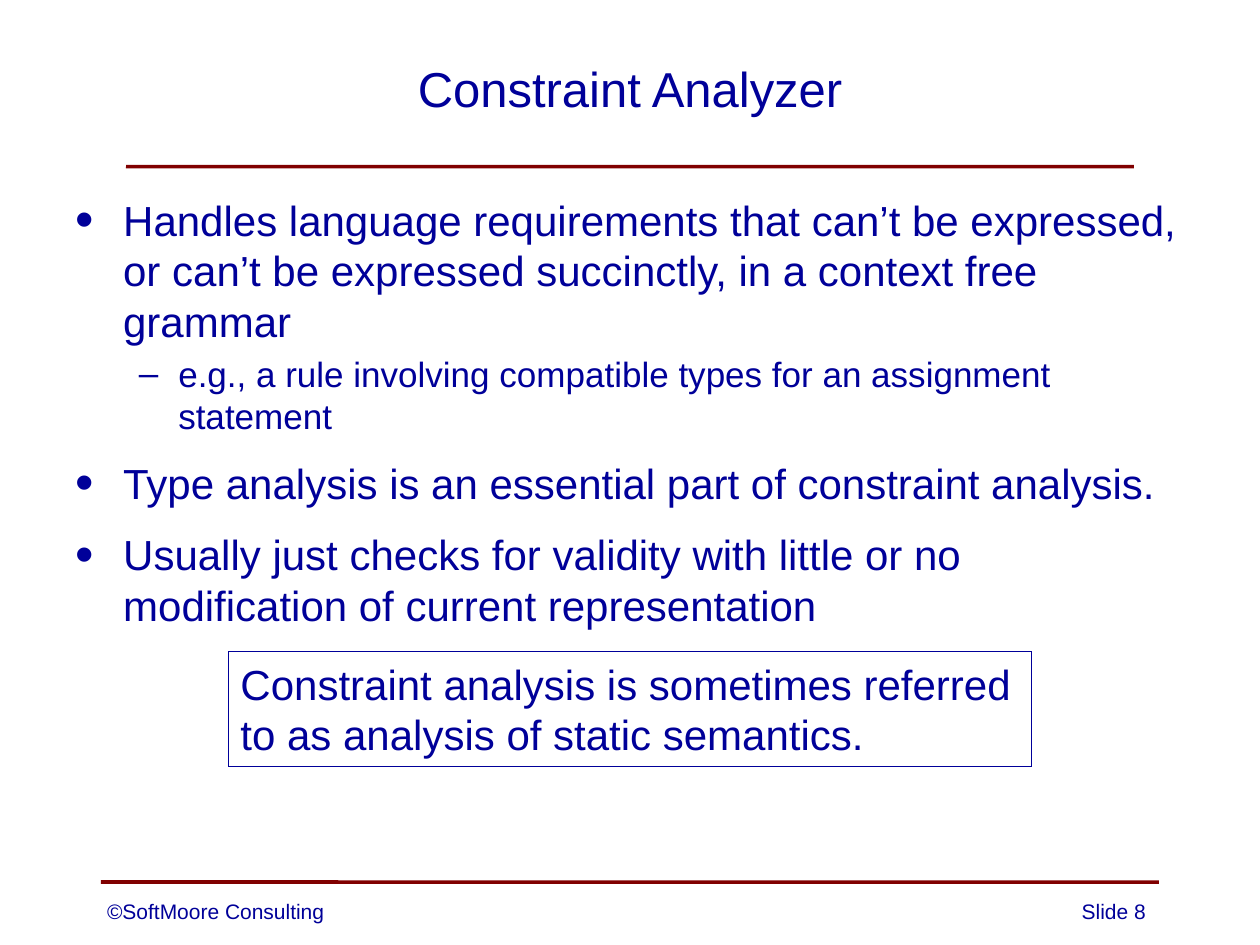
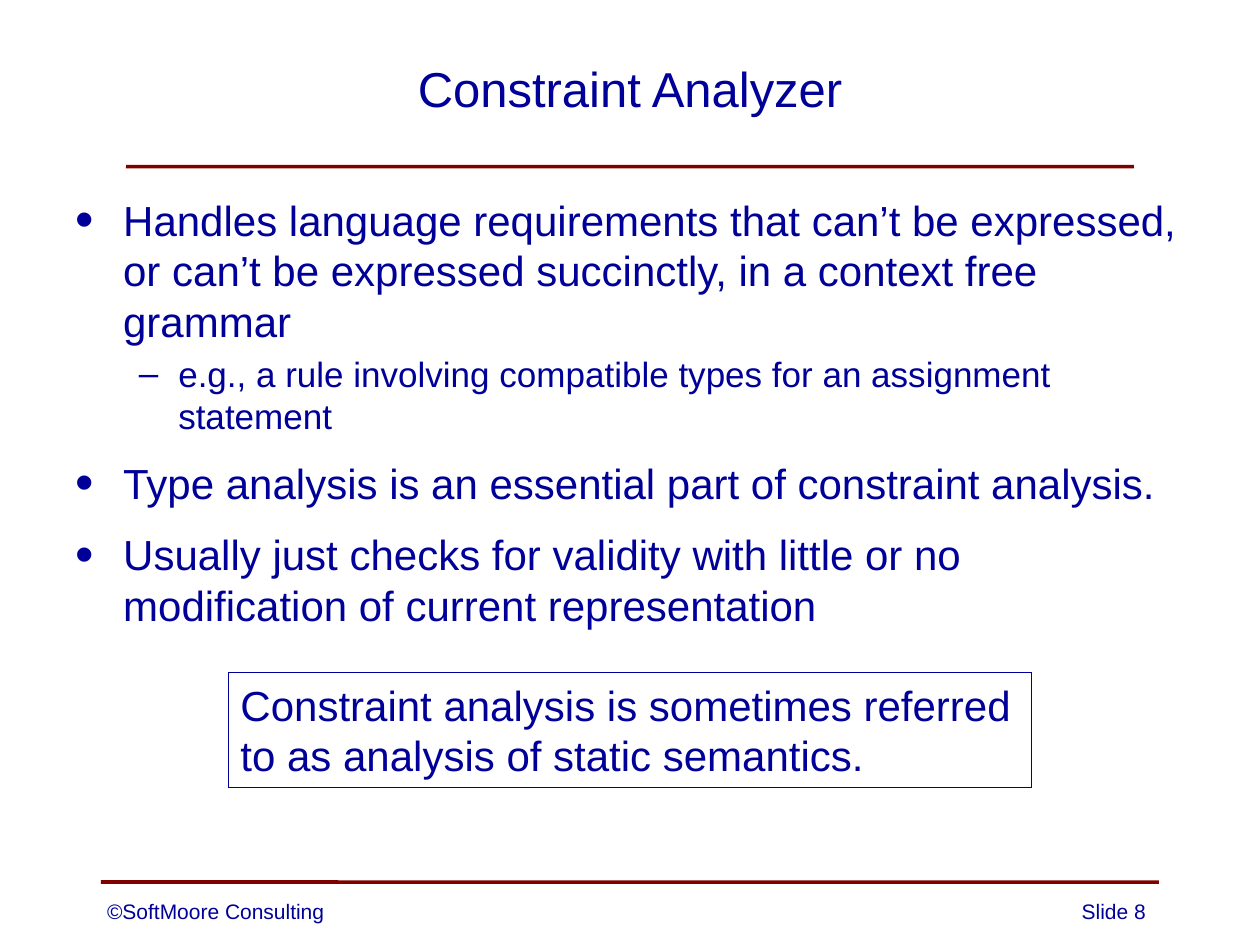
Before and after one commit to SoftMoore/CPRL-Java-3rd, a slide deck: slide 8 of PowerPoints/02 - Structure of Compilers.pptx. Drawn at 1260x945 pixels with LibreOffice and Linux fonts; fonts in the diff are those of the drawing. Boxes give left, top, right and bottom in pixels: in the first picture for what was removed or moved away, otherwise in the second. Text is boxed around its words. In the diff, an @@ line names an element or a change of style, - is before the commit and + after.

```diff
--- a/PowerPoints/02 - Structure of Compilers.pptx
+++ b/PowerPoints/02 - Structure of Compilers.pptx
@@ rectangle "Constraint analysis is sometimes referred": place and size @@
-rectangle "Constraint analysis is sometimes referred" at bbox=[228, 651, 1032, 766]
+rectangle "Constraint analysis is sometimes referred" at bbox=[228, 673, 1032, 788]
```
Also in this commit, not shown: 4 other slides changed, 1 other file.
